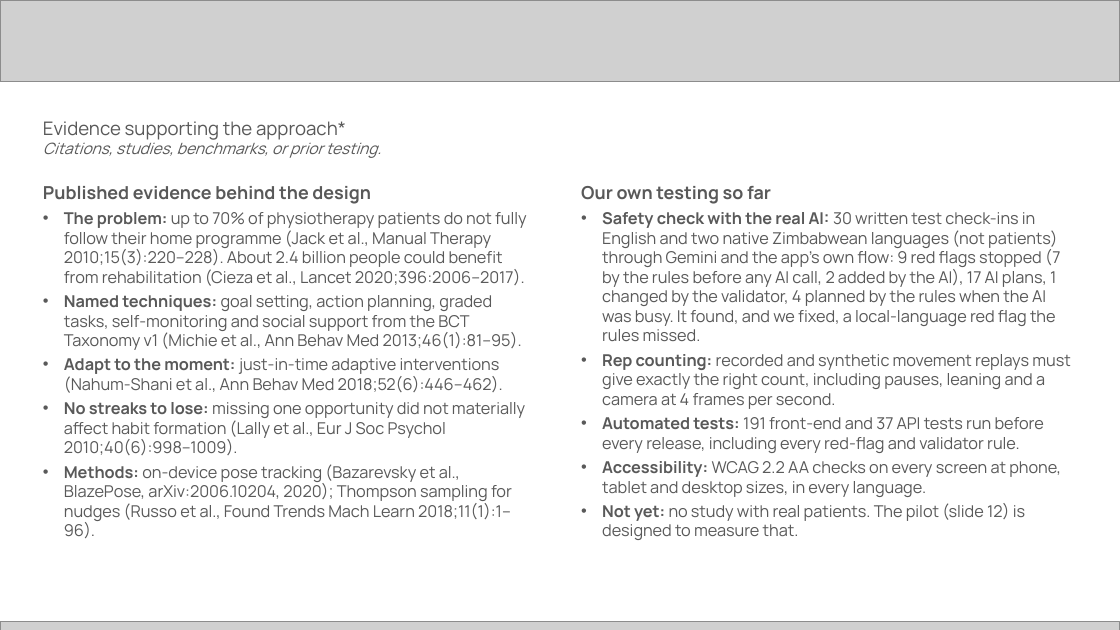
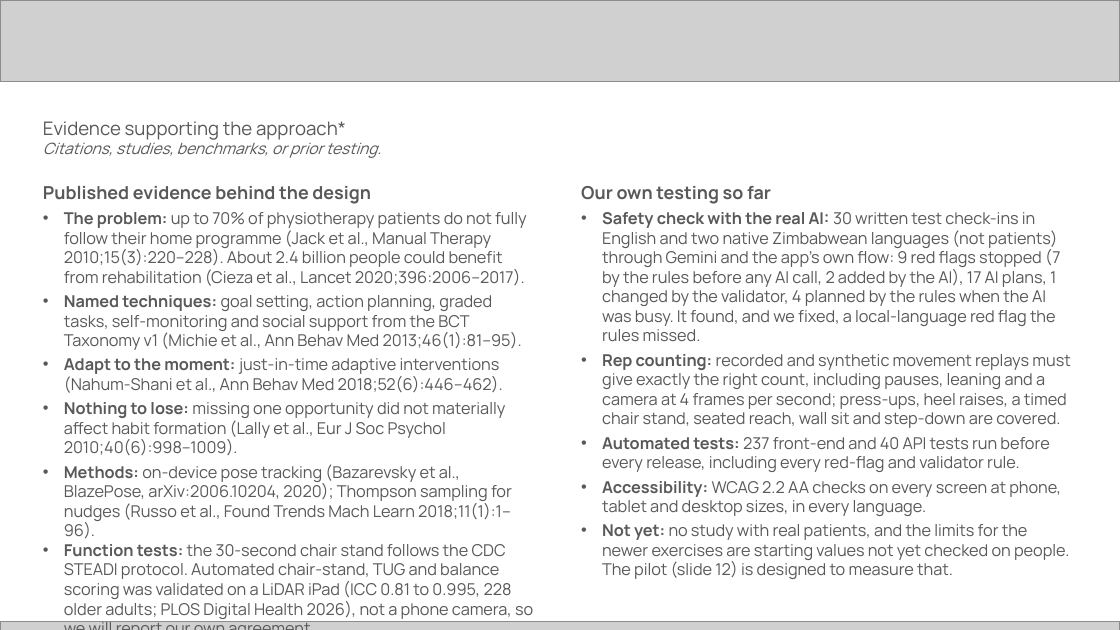
Before and after one commit to harrymakoni-netizen/Recover-Lens-, a slide deck: slide 7 of docs/hack2skill/RecoverLens-Future-Health-submission.pptx. Drawn at 1120x630 pixels with LibreOffice and Linux fonts; fonts in the diff are those of the drawing; grey boxes stand for pictures. Boxes give left, top, right and bottom in pixels: in the first picture for what was removed or moved away, otherwise in the second. Text is boxed around its words. In the diff, an @@ line names an element or a change of style, - is before the commit and + after.

```diff
--- a/docs/hack2skill/RecoverLens-Future-Health-submission.pptx
+++ b/docs/hack2skill/RecoverLens-Future-Health-submission.pptx
@@ text at (x1=602, y1=354, x2=1070, y2=472): text changed @@
-• Rep counting: recorded and synthetic movement replays must give exactly the right count, including pauses, leaning and a camera at 4 frames per second.
-• Automated tests: 191 front-end and 37 API tests run before every release, including every red-flag and validator rule.
+• Rep counting: recorded and synthetic movement replays must give exactly the right count, including pauses, leaning and a camera at 4 frames per second; press-ups, heel raises, a timed chair stand, seated reach, wall sit and step-down are covered.
+• Automated tests: 237 front-end and 40 API tests run before every release, including every red-flag and validator rule.
@@ text at (x1=64, y1=402, x2=505, y2=455): text changed @@
-• No streaks to lose: missing one opportunity did not materially affect habit formation (Lally et al., Eur J Soc Psychol 2010;40(6):998–1009).
+• Nothing to lose: missing one opportunity did not materially affect habit formation (Lally et al., Eur J Soc Psychol 2010;40(6):998–1009).
@@ text at (x1=602, y1=524, x2=1069, y2=579): text changed @@
-• Not yet: no study with real patients. The pilot (slide 12) is designed to measure that.
+• Not yet: no study with real patients, and the limits for the newer exercises are starting values not yet checked on people. The pilot (slide 12) is designed to measure that.
@@ text at (x1=64, y1=544, x2=533, y2=619): paragraph added @@
+• Function tests: the 30-second chair stand follows the CDC STEADI protocol. Automated chair-stand, TUG and balance scoring was validated on a LiDAR iPad (ICC 0.81 to 0.995, 228 older adults; PLOS Digital Health 2026), not a phone camera, so we will report our own agreement.
```
Also in this commit, not shown: 10 other slides changed, 1 other file.
